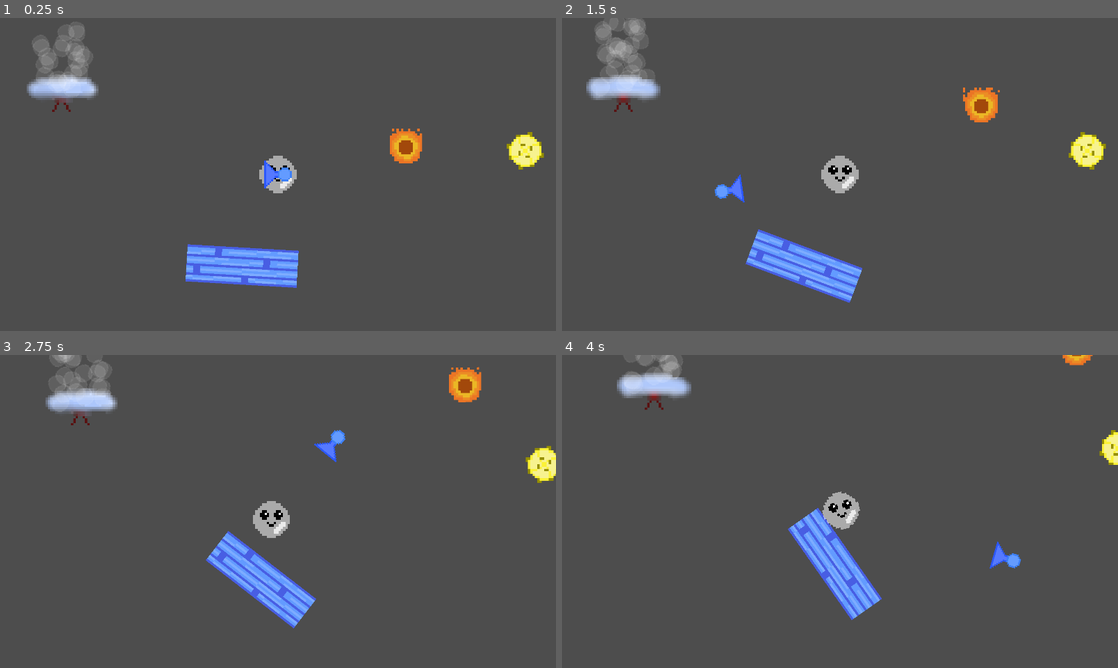
Above: before the commit, frames 1-4 (two rows, left to right).
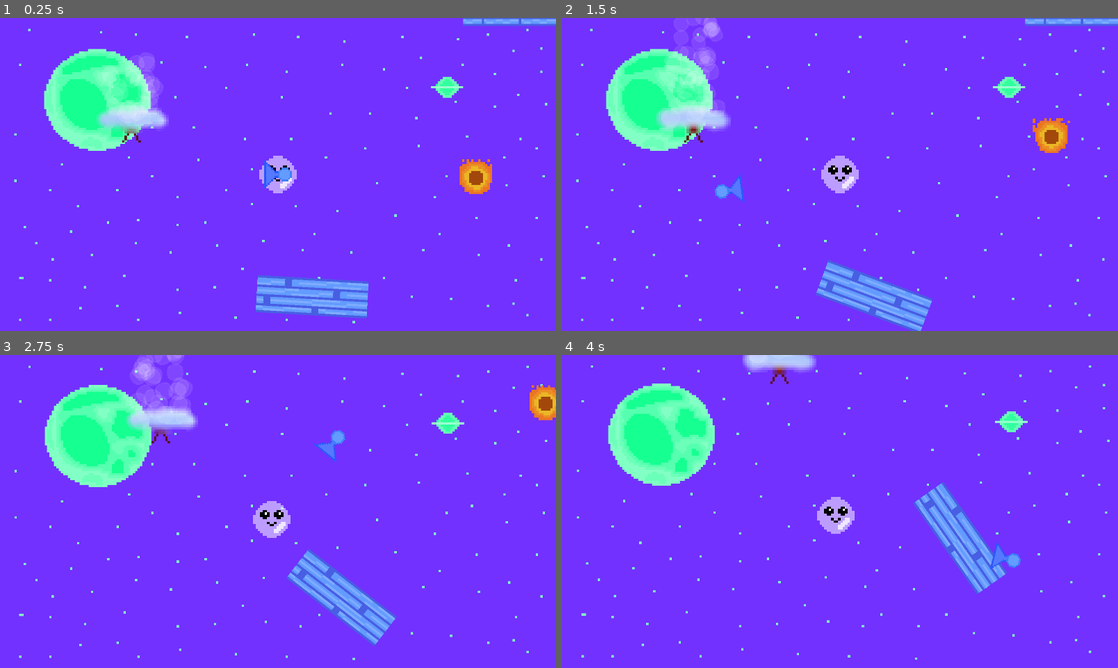
Above: after the commit, the same moments.

Repository: BenjaminWalls/Test_Winter2023
Game: Godot game, scene res://test_environment.tscn
Two runs of this game, one before a commit and one after it. Both use one fixed random seed, a clock stepped at 60 frames per second and the inputs below.
Inputs (mouse positions are in pixels of both pictures, inside the frame that each line leads up to):
- Up to frame 1 (0.25 s): no input
- Up to frame 2 (1.5 s): move the mouse to (962, 158) at 0.52 s; press the mouse at (962, 158) at 0.53 s; move the mouse to (728, 190) at 1.27 s; release the mouse at (728, 190) at 1.28 s; click (728, 190) at 1.35 s
- Up to frame 3 (2.75 s): move the mouse to (333, 442) at 2.02 s; press the mouse at (333, 442) at 2.03 s
- Up to frame 4 (4 s): move the mouse to (812, 574) at 2.77 s; release the mouse at (812, 574) at 2.78 s; click (812, 574) at 2.85 s; move the mouse to (1006, 558) at 3.52 s; press the mouse at (1006, 558) at 3.53 s

The runs differ from the first frame. In frame 1, 100% of the frame differs, in the area x 0-100%, y 0-100%; in frame 2, 99%; in frame 3, 100%; in frame 4, 100%.

Commit message:
Background added (poorly)

Diff:
--- a/Bubble.gd
+++ b/Bubble.gd
@@ -19,4 +19,5 @@
 		get_tree().reload_current_scene()
 	elif area.name=="Sphere_Area":
 		get_tree().change_scene_to_file("res://menu.tscn")
+		DisplayServer.mouse_set_mode(DisplayServer.MOUSE_MODE_VISIBLE)
 		pass
--- a/Fan.gd
+++ b/Fan.gd
@@ -8,4 +8,4 @@
 	Fan_Position=get_parent().global_position - get_parent().get_parent().get_parent().get_parent().get_node("Bubble/BubbleRigid").global_position
 	#print(get_collider(0))
 	if get_collider(0)==get_parent().get_parent().get_parent().get_parent().get_node("Bubble/BubbleRigid"):
-		get_parent().get_parent().get_parent().get_parent().get_node("Bubble/BubbleRigid").apply_central_force(-Fan_Position*1.4)
+		get_parent().get_parent().get_parent().get_parent().get_node("Bubble/BubbleRigid").apply_central_force(-Fan_Position*0.9)
--- a/PushBubble.gd
+++ b/PushBubble.gd
@@ -16,7 +16,7 @@
 	#print("Mouse Normalized: ", Mouse_Position.normalized())
 	# Adding force when raycast detects bubble and mouse button pressed
 	if get_collider()==get_parent().get_parent().get_node("Bubble/BubbleRigid") and Input.is_action_pressed("Blow_air"):
-		get_parent().get_parent().get_node("Bubble/BubbleRigid").apply_central_force(-Mouse_Position*2.9)
+		get_parent().get_parent().get_node("Bubble/BubbleRigid").apply_central_force(-Mouse_Position*5)
 		get_parent().get_node("GPUParticles2D").emitting=true
 	elif(velocity!=Vector2(0,0)): # This is for stopping the bubble to a halt when not pushing air.
 		get_parent().get_parent().get_node("Bubble/BubbleRigid").set_linear_velocity(lerp(velocity,Vector2(0,0),0.0005))
--- a/test_environment.tscn
+++ b/test_environment.tscn
@@ -19,6 +19,9 @@
 [ext_resource type="Script" path="res://Block.gd" id="13_kq3ao"]
 [ext_resource type="Texture2D" uid="uid://cokjqjwjo4l6g" path="res://Assets/sphere_piece.png" id="13_molfs"]
 [ext_resource type="Texture2D" uid="uid://4xjcgwsa02dt" path="res://Assets/sphere-sheet.png" id="17_g0l5h"]
+[ext_resource type="Texture2D" uid="uid://cbqf0djox6c2i" path="res://Assets/space2.png" id="20_hvaa1"]
+[ext_resource type="Texture2D" uid="uid://wdjb3md7ct7r" path="res://Assets/space3.png" id="20_s1537"]
+[ext_resource type="Texture2D" uid="uid://cvmhbfhiencvt" path="res://Assets/space1.png" id="22_poemq"]
 
 [sub_resource type="TileSetAtlasSource" id="TileSetAtlasSource_jmbn7"]
 texture = ExtResource("9_f43ry")
@@ -309,7 +312,7 @@
 }],
 "loop": false,
 "name": &"Pop",
-"speed": 80.0
+"speed": 90.0
 }, {
 "frames": [{
 "duration": 4.0,
@@ -401,7 +404,7 @@
 rotates = false
 
 [node name="AnimatableBody2D" parent="Fireballs/Fireball/Move" index="1"]
-position = Vector2(-314.07, -243.917)
+position = Vector2(-324, -191)
 
 [node name="Fans" type="Node2D" parent="."]
 
@@ -470,7 +473,6 @@
 shape = SubResource("CircleShape2D_6qn08")
 
 [node name="Bubble" type="Node2D" parent="."]
-position = Vector2(121, 53)
 script = ExtResource("7_3uix7")
 metadata/_edit_group_ = true
 
@@ -480,7 +482,7 @@
 [node name="Camera2D" type="Camera2D" parent="Bubble/BubbleRigid"]
 zoom = Vector2(2, 2)
 position_smoothing_enabled = true
-position_smoothing_speed = 6.0
+position_smoothing_speed = 8.0
 
 [node name="AnimatedSprite2D" type="AnimatedSprite2D" parent="Bubble/BubbleRigid"]
 texture_filter = 1
@@ -518,6 +520,117 @@
 texture = ExtResource("6_khqjb")
 lifetime = 0.04
 
+[node name="ParallaxBackground" type="ParallaxBackground" parent="."]
+scroll_ignore_camera_zoom = true
+
+[node name="Sky" type="ParallaxLayer" parent="ParallaxBackground"]
+scale = Vector2(8, 8)
+motion_scale = Vector2(0, 0)
+motion_mirroring = Vector2(240, 135)
+
+[node name="Sprite2D" type="Sprite2D" parent="ParallaxBackground/Sky"]
+texture_filter = 1
+texture = ExtResource("20_s1537")
+centered = false
+
+[node name="Stars" type="ParallaxLayer" parent="ParallaxBackground"]
+scale = Vector2(8, 8)
+motion_scale = Vector2(0.01, 0.01)
+
+[node name="Sprite2D" type="Sprite2D" parent="ParallaxBackground/Stars"]
+texture_filter = 1
+texture = ExtResource("22_poemq")
+centered = false
+
+[node name="Stars2" type="ParallaxLayer" parent="ParallaxBackground"]
+scale = Vector2(8, 8)
+motion_scale = Vector2(0.01, 0.01)
+motion_offset = Vector2(1920, 0)
+
+[node name="Sprite2D" type="Sprite2D" parent="ParallaxBackground/Stars2"]
+texture_filter = 1
+texture = ExtResource("22_poemq")
+centered = false
+
+[node name="Stars3" type="ParallaxLayer" parent="ParallaxBackground"]
+scale = Vector2(8, 8)
+motion_scale = Vector2(0.01, 0.01)
+motion_offset = Vector2(-1920, 0)
+
+[node name="Sprite2D" type="Sprite2D" parent="ParallaxBackground/Stars3"]
+texture_filter = 1
+texture = ExtResource("22_poemq")
+centered = false
+
+[node name="Stars4" type="ParallaxLayer" parent="ParallaxBackground"]
+scale = Vector2(8, 8)
+motion_scale = Vector2(0.01, 0.01)
+motion_offset = Vector2(0, 1080)
+
+[node name="Sprite2D" type="Sprite2D" parent="ParallaxBackground/Stars4"]
+texture_filter = 1
+texture = ExtResource("22_poemq")
+centered = false
+
+[node name="Stars5" type="ParallaxLayer" parent="ParallaxBackground"]
+scale = Vector2(8, 8)
+motion_scale = Vector2(0.01, 0.01)
+motion_offset = Vector2(0, -1080)
+
+[node name="Sprite2D" type="Sprite2D" parent="ParallaxBackground/Stars5"]
+texture_filter = 1
+texture = ExtResource("22_poemq")
+centered = false
+
+[node name="Stars6" type="ParallaxLayer" parent="ParallaxBackground"]
+scale = Vector2(8, 8)
+motion_scale = Vector2(0.01, 0.01)
+motion_offset = Vector2(1920, 1080)
+
+[node name="Sprite2D" type="Sprite2D" parent="ParallaxBackground/Stars6"]
+texture_filter = 1
+texture = ExtResource("22_poemq")
+centered = false
+
+[node name="Stars7" type="ParallaxLayer" parent="ParallaxBackground"]
+scale = Vector2(8, 8)
+motion_scale = Vector2(0.01, 0.01)
+motion_offset = Vector2(-1920, 1080)
+
+[node name="Sprite2D" type="Sprite2D" parent="ParallaxBackground/Stars7"]
+texture_filter = 1
+texture = ExtResource("22_poemq")
+centered = false
+
+[node name="Stars8" type="ParallaxLayer" parent="ParallaxBackground"]
+scale = Vector2(8, 8)
+motion_scale = Vector2(0.01, 0.01)
+motion_offset = Vector2(1920, -1080)
+
+[node name="Sprite2D" type="Sprite2D" parent="ParallaxBackground/Stars8"]
+texture_filter = 1
+texture = ExtResource("22_poemq")
+centered = false
+
+[node name="Stars9" type="ParallaxLayer" parent="ParallaxBackground"]
+scale = Vector2(8, 8)
+motion_scale = Vector2(0.01, 0.01)
+motion_offset = Vector2(-1920, -1080)
+
+[node name="Sprite2D" type="Sprite2D" parent="ParallaxBackground/Stars9"]
+texture_filter = 1
+texture = ExtResource("22_poemq")
+centered = false
+
+[node name="Moon" type="ParallaxLayer" parent="ParallaxBackground"]
+scale = Vector2(8, 8)
+motion_scale = Vector2(0.05, 0.05)
+
+[node name="Sprite2D" type="Sprite2D" parent="ParallaxBackground/Moon"]
+texture_filter = 1
+texture = ExtResource("20_hvaa1")
+centered = false
+
 [connection signal="area_entered" from="SpherePieces/SpherePiece/SpherePiece_Area" to="Sphere" method="_on_sphere_piece_area_area_entered"]
 [connection signal="area_entered" from="Bubble/BubbleRigid/Bubble_Area" to="Bubble" method="_on_bubble_area_area_entered"]
 
Not shown, added: Assets/space.png.import
Binary file added: Assets/space1.png
Not shown, added: Assets/space1.png.import
Binary file added: Assets/space2.png
Not shown, added: Assets/space2.png.import
Binary file added: Assets/space3.png
Not shown, added: Assets/space3.png.import
Not shown: 1 places in test_environment.tscn that only renumber resources
